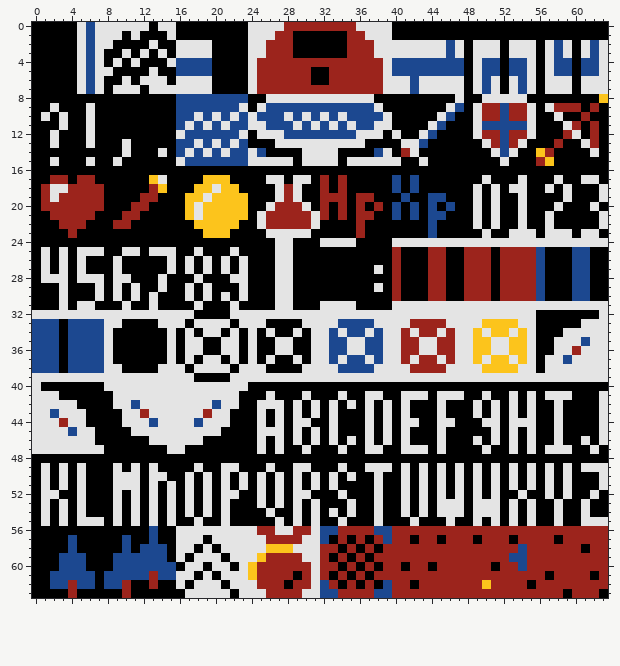
Pixel-art sprite -- gfx/charset_outdoor_a.png. Above, as it was before the edit.
The file is 64x64 pixels.
The same view after the edit:
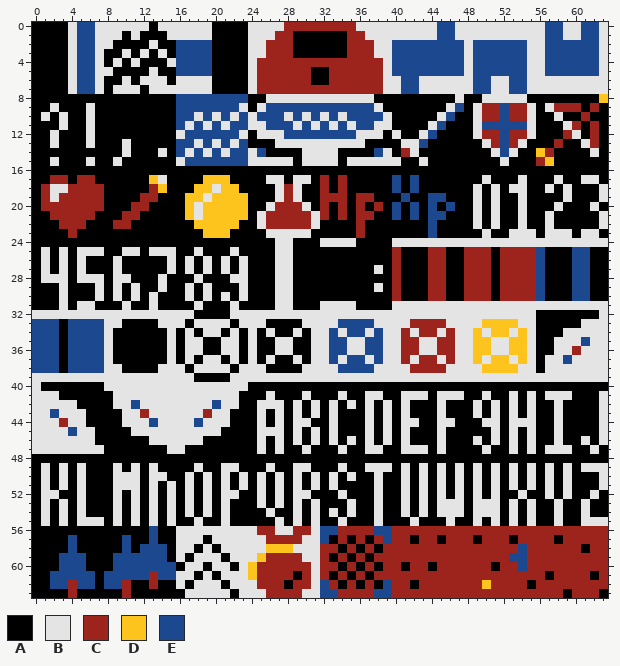
Palette (. is transparent): A #000000  B #e4e4e4  C #9c241c  D #fcc41c  E #1c4890
The exact change:
y 0..1: x 4..5 AB -> BE; x 16..19 AAAA -> BBBB; x 40..63 AAAAAAAAAAAAAAAAAAAAAAAA -> BBBBBEEBBBBBBBBBBEEBBEEB
y 2..3: x 4..5 AB -> BE; x 16..19 BBBB -> EEEE; x 40..45 BBBBBB -> EEEEEE; x 47..54 BABBBABB -> EBEEEEEE; x 56..57 AB -> BE; x 59..61 BAB -> EEE
y 4..5: x 4..5 AB -> BE; x 48..49 AB -> BE; x 52 A -> E; x 56..57 AB -> BE; x 60 A -> E
y 6..7: x 4..5 AB -> BE; x 41 B -> E; x 48..49 AB -> BE; x 52..53 AB -> BE; x 56 A -> B; x 60 A -> B
